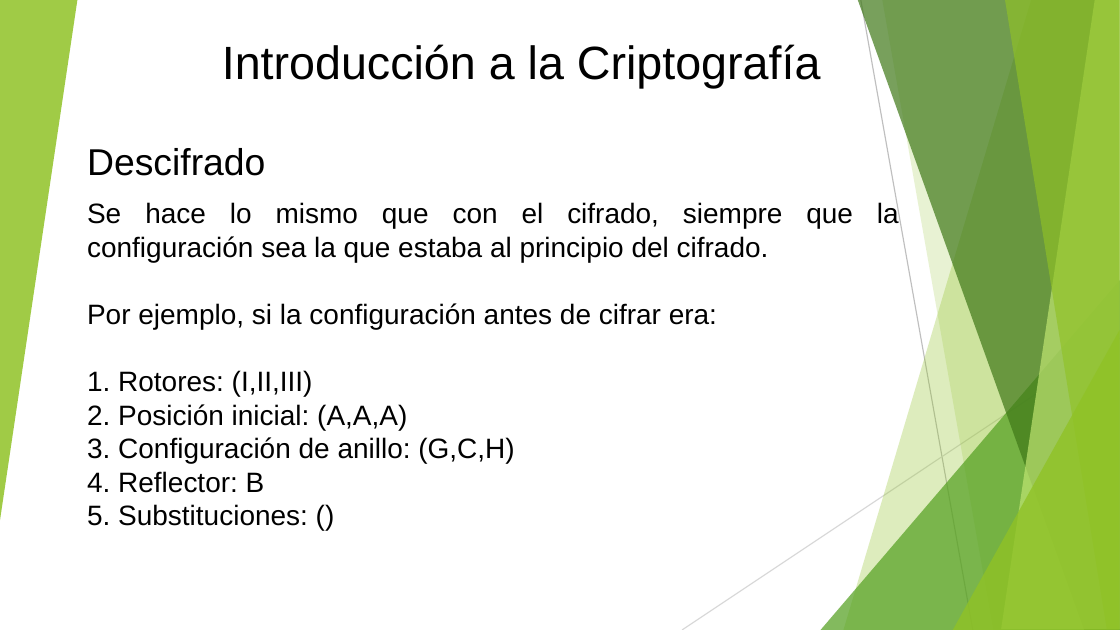
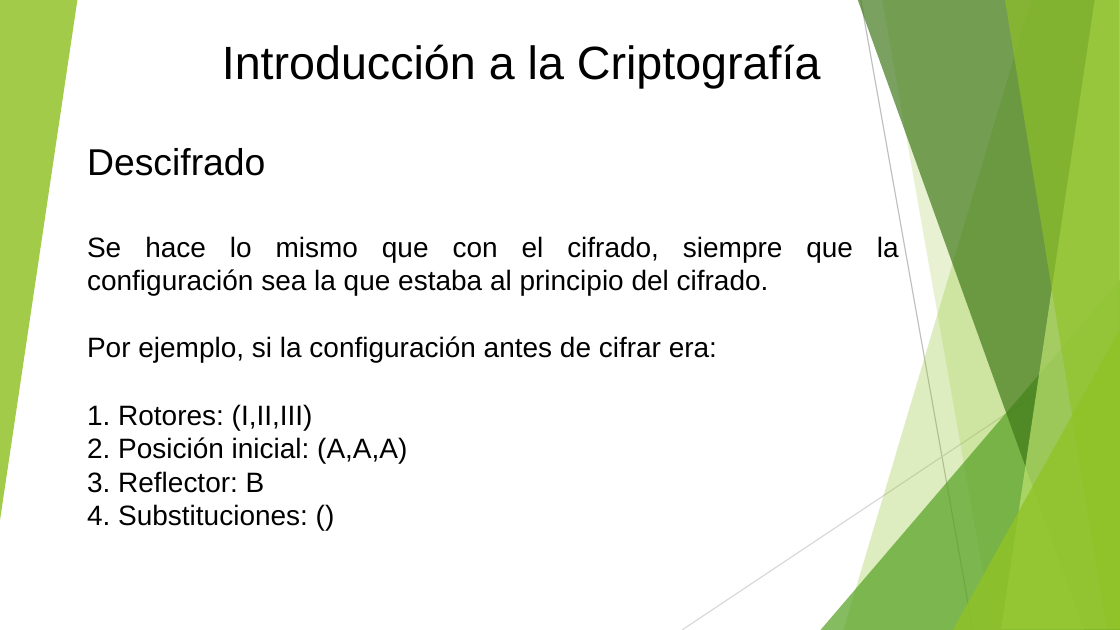
Before and after one commit to johaning91/criptografia, a slide deck: slide 24 of Presentacion.pptx. Drawn at 1120x630 pixels with LibreOffice and Linux fonts; fonts in the diff are those of the drawing. Boxes give left, top, right and bottom in pixels: in the first picture for what was removed or moved away, otherwise in the second. Text is boxed around its words. In the diff, an @@ line names an element or a change of style, - is before the commit and + after.

```diff
--- a/Presentacion.pptx
+++ b/Presentacion.pptx
@@ freeform shape at (843,0,1120,629): fill #90C226 at 30% opacity to #90C226 at 29% opacity @@
@@ freeform shape at (858,0,1120,629): fill #3F7818 at 70% opacity to #3F7818 at 69% opacity @@
@@ text at (87,471,308,526): text changed @@
-3. Configuración de anillo: (G,C,H)
-4. Reflector: B
-5. Substituciones: ()
+3. Reflector: B
+4. Substituciones: ()
```
Also in this commit, not shown: 24 other slides changed, 4 other files.
